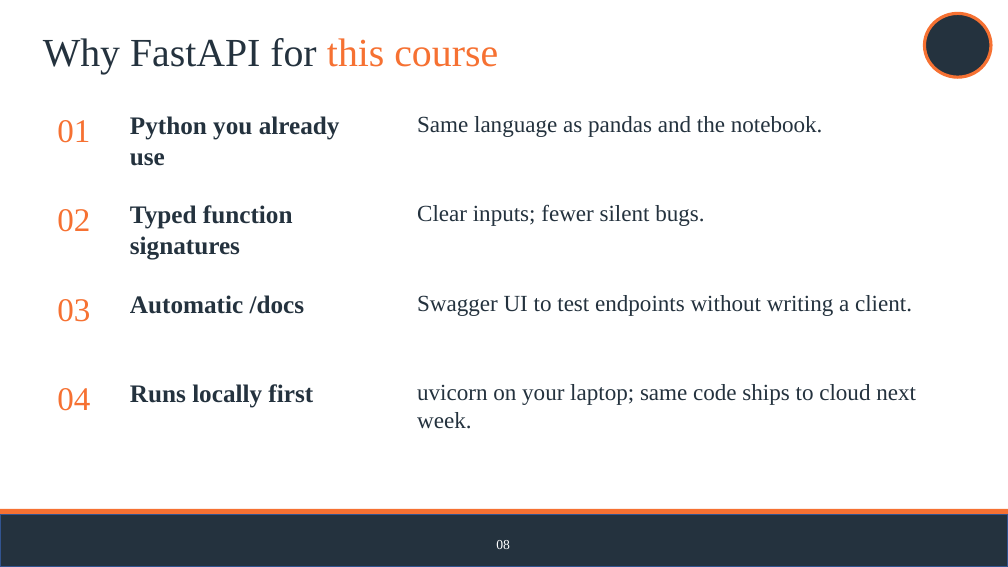
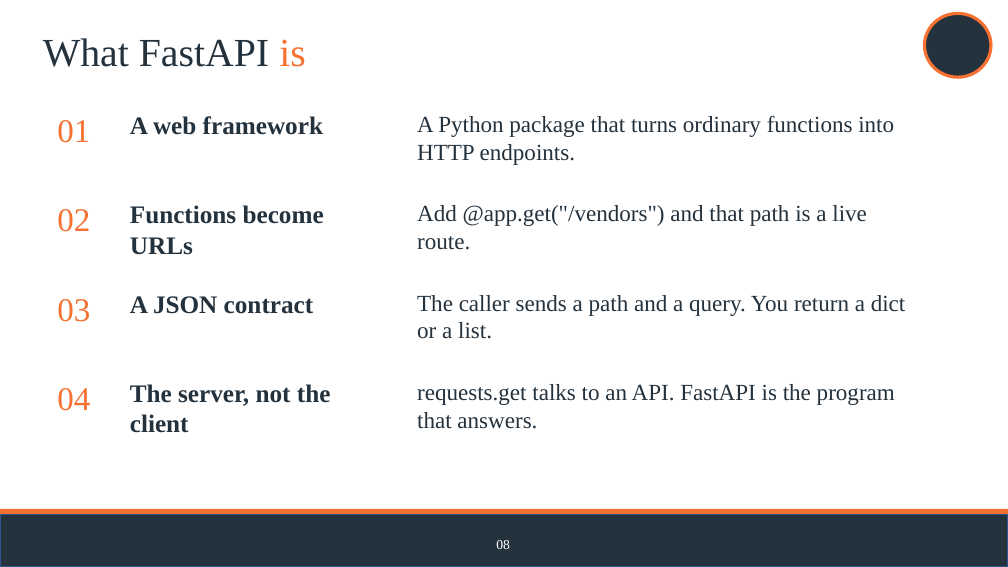
Before and after one commit to jasontpv/DS2002FA26, a slide deck: slide 8 of notebooks/08-capstone-gameday/DS2002 Build Your Own API.pptx. Drawn at 1008x567 pixels with LibreOffice and Linux fonts; fonts in the diff are those of the drawing; background and template pictures are left out. Boxes give left, top, right and bottom in pixels: in the first picture for what was removed or moved away, otherwise in the second. Text is boxed around its words. In the diff, an @@ line names an element or a change of style, - is before the commit and + after.

```diff
--- a/notebooks/08-capstone-gameday/DS2002 Build Your Own API.pptx
+++ b/notebooks/08-capstone-gameday/DS2002 Build Your Own API.pptx
@@ title at [43, 38, 306, 67]: text changed @@
-Why FastAPI for this course
+What FastAPI is
@@ text at [130, 116, 323, 135]: text changed @@
-Python you already use
+A web framework
@@ text at [417, 115, 894, 165]: text changed @@
-Same language as pandas and the notebook.
+A Python package that turns ordinary functions into HTTP endpoints.
@@ text at [130, 205, 324, 255]: text changed @@
-Typed function signatures
+Functions become URLs
@@ text at [417, 205, 867, 250]: text changed @@
-Clear inputs; fewer silent bugs.
+Add @app.get("/vendors") and that path is a live route.
@@ text at [130, 296, 314, 314]: text changed @@
-Automatic /docs
+A JSON contract
@@ text at [417, 295, 906, 339]: text changed @@
-Swagger UI to test endpoints without writing a client.
+The caller sends a path and a query. You return a dict or a list.
@@ text at [130, 384, 331, 433]: text changed @@
-Runs locally first
+The server, not the client
@@ text at [417, 384, 895, 429]: text changed @@
-uvicorn on your laptop; same code ships to cloud next week.
+requests.get talks to an API. FastAPI is the program that answers.
```
Also in this commit, not shown: 7 other slides changed, 5 slides added, 1 slide removed, 5 other files.
